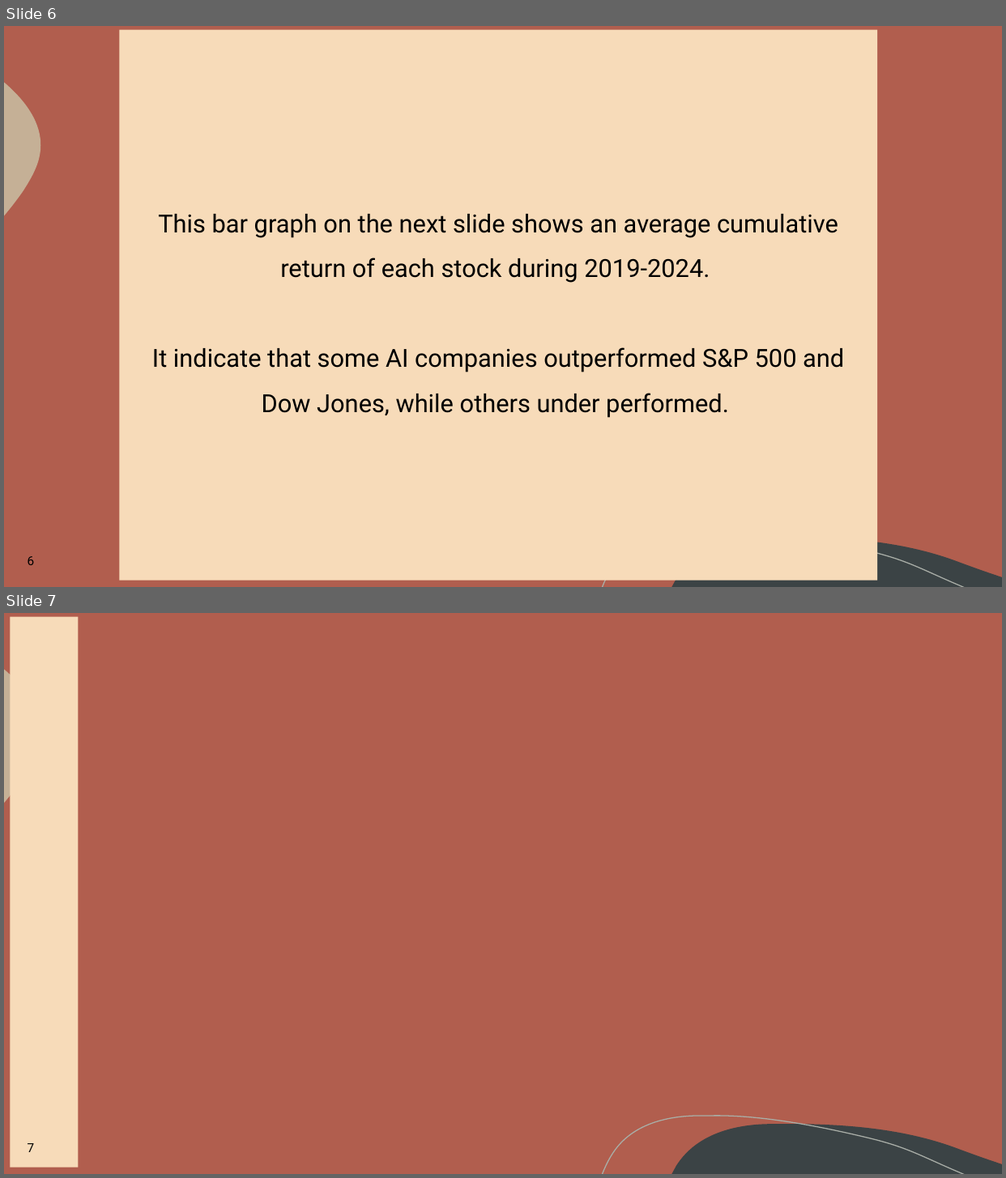
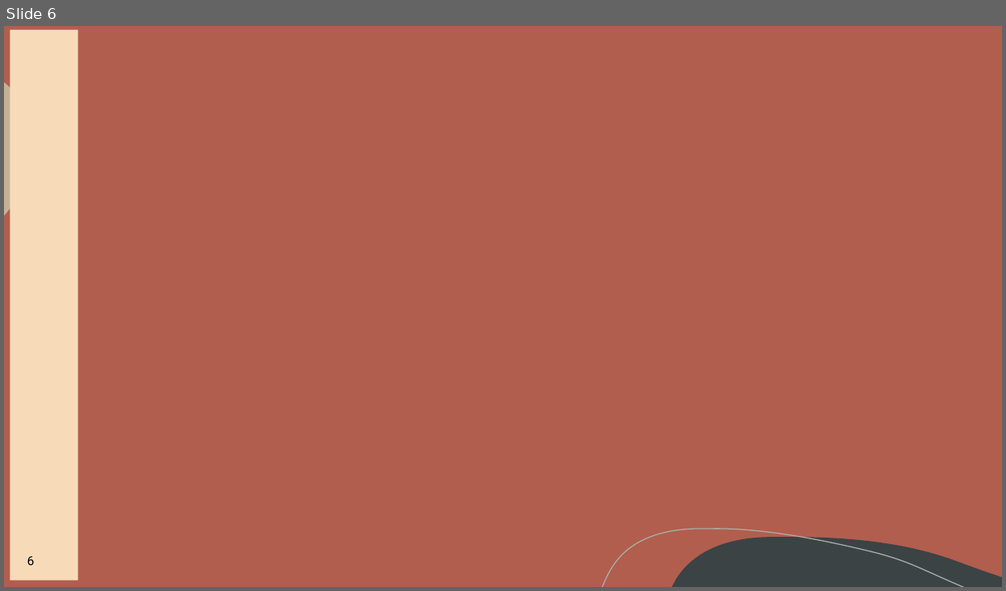
Before and after one commit to LegallyNotBlonde/Project-1, a slide deck: AIStocksProject/Presentation_Tech_Giants_Face_Off.pptx. Shown one above the other, each under a label of ours: slides 6 and 7 before the commit, slide 6 after it. The pictures are 1006x1178 and 1006x591 pixels, drawn with LibreOffice and Linux fonts; fonts in the diff are those of the drawing; background and template pictures are left out. Boxes give left, top, right and bottom in pixels: in the first picture for what was removed or moved away, otherwise in the second. Text is boxed around its words. In the diff, an @@ line names an element or a change of style, - is before the commit and + after.

```diff
--- a/AIStocksProject/Presentation_Tech_Giants_Face_Off.pptx
+++ b/AIStocksProject/Presentation_Tech_Giants_Face_Off.pptx
@@ slide 6 removed at (4, 26, 1002, 587), background #B15E4E; not listed: 3 template elements that a slide beside it also shows @@
@@ rectangle removed at (119, 30, 878, 581) @@
-This bar graph on the next slide shows an average cumulative return of each stock during 2019-2024.
-It indicate that some AI companies outperformed S&P 500 and Dow Jones, while others under performed.
@@ page number removed at (27, 557, 35, 565) @@
-6
@@ what was slide 7 is now slide 6 @@
@@ page number at (27, 557, 35, 565): text changed @@
-7
+6
```
Also in this commit, not shown: 15 slides changed, 4 slides added, 8 other slides removed, 1 other file.
